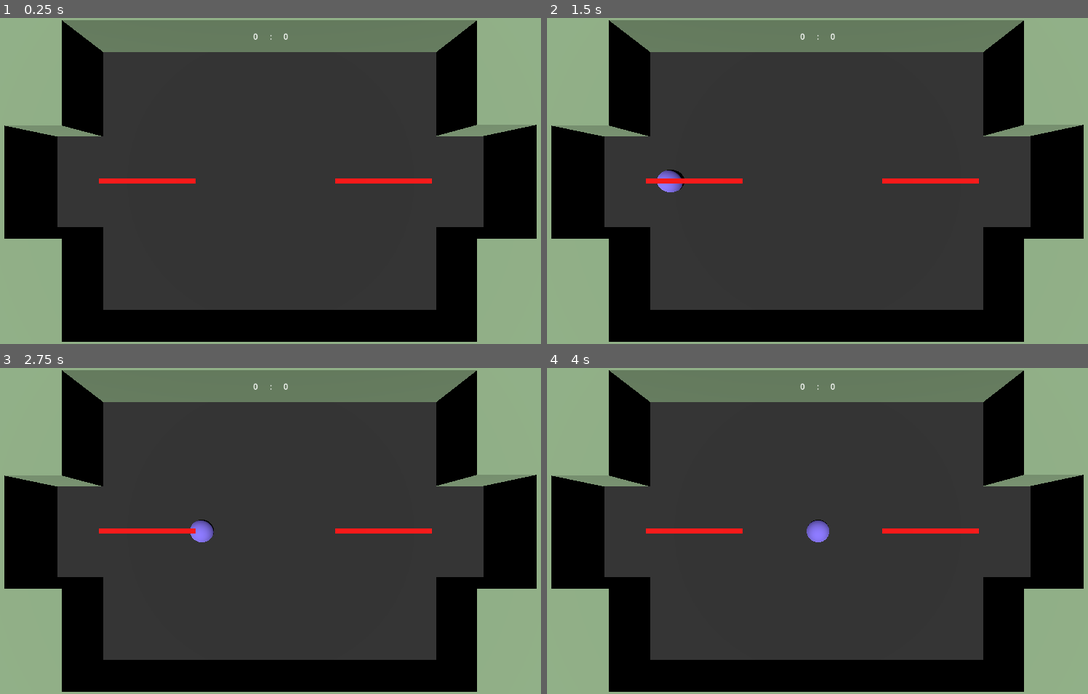
Above: before the commit, frames 1-4 (two rows, left to right).
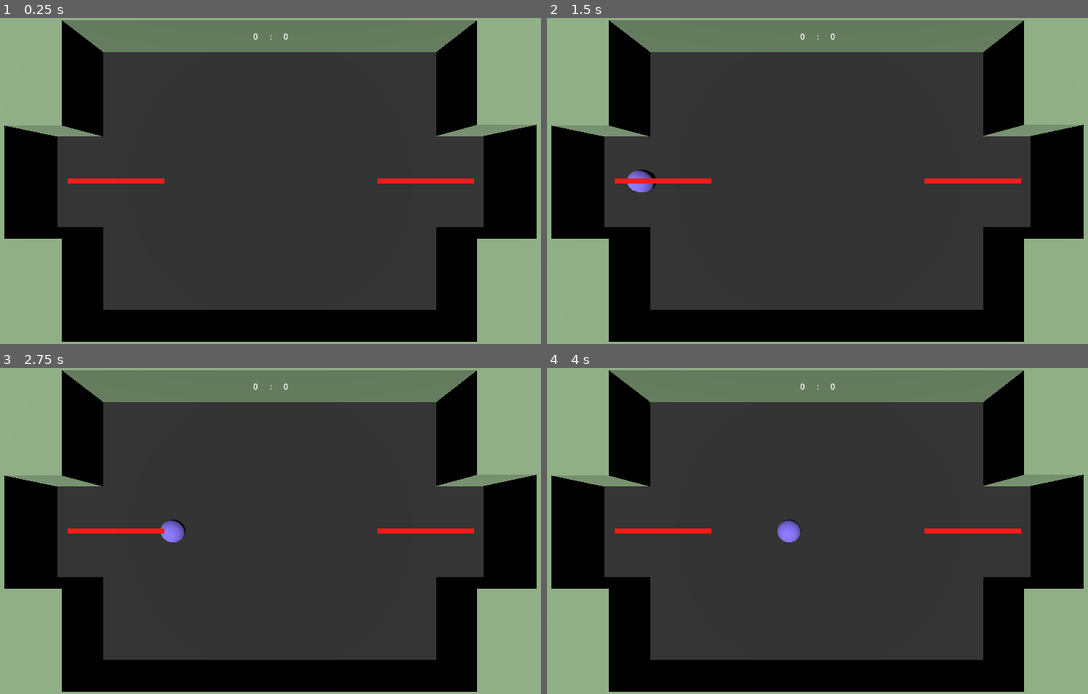
Above: after the commit, the same moments.

Repository: TheCubeOfFire/ggj2025-dumbbubbledoor
Game: Godot game, scene res://Map/Arena.tscn
The game is run twice, just before and just after one commit, with the same random seed, the same clock (stepped at 60 frames per second) and the same inputs. This scene is started directly instead of the project's main scene.
Inputs:
- Up to frame 1 (0.25 s): no input
- Up to frame 2 (1.5 s): tap Enter at 0.5 s; tap Space at 1.25 s
- Up to frame 3 (2.75 s): tap Enter at 2 s
- Up to frame 4 (4 s): no input

The runs differ from the first frame. In frame 1, 0.4% of the frame differs, in the area x 12-88%, y 49-51%; in frame 2, 0.8%; in frame 3, 0.8%; in frame 4, 0.9%, in the area x 12-88%, y 46-54%.

Commit message:
added lifetime on bubbles and delayed arrow activation

Diff:
--- a/Goals/goal.gd
+++ b/Goals/goal.gd
@@ -8,5 +8,12 @@
 
 func _on_body_entered(body: Node3D) -> void:
     if is_instance_of(body, Arrow):
-        _game_manager.increase_score(player_id)
-        body.queue_free()
+        if body.is_active:
+            _game_manager.increase_score(player_id)
+            body.queue_free()
+
+
+
+func _on_body_exited(body: Node3D) -> void:
+    if is_instance_of(body, Arrow):
+        body.is_active = true
--- a/Goals/goal.tscn
+++ b/Goals/goal.tscn
@@ -14,3 +14,4 @@
 shape = SubResource("BoxShape3D_77562")
 
 [connection signal="body_entered" from="." to="." method="_on_body_entered"]
+[connection signal="body_exited" from="." to="." method="_on_body_exited"]
--- a/Map/Arena.tscn
+++ b/Map/Arena.tscn
@@ -90,12 +90,12 @@
 [node name="Players" type="Node3D" parent="."]
 
 [node name="LeftPlayer" parent="Players" instance=ExtResource("4_ntw2r")]
-transform = Transform3D(1, 0, 0, 0, 1, 0, 0, 0, 1, -35.6171, 0, 0)
+transform = Transform3D(1, 0, 0, 0, 1, 0, 0, 0, 1, -42, 0, 0)
 bubble_container_node_path = NodePath("../../Bubbles")
 arrow_container_node_path = NodePath("../../Arrows")
 
 [node name="RightPlayer" parent="Players" instance=ExtResource("4_ntw2r")]
-transform = Transform3D(-1, 0, -8.74228e-08, 0, 1, 0, 8.74228e-08, 0, -1, 33.3486, 0, 0)
+transform = Transform3D(-1, 0, -8.74228e-08, 0, 1, 0, 8.74228e-08, 0, -1, 42, 0, 0)
 flipped = true
 bubble_container_node_path = NodePath("../../Bubbles")
 arrow_container_node_path = NodePath("../../Arrows")
@@ -103,3 +103,5 @@
 [node name="Bubbles" type="Node3D" parent="."]
 
 [node name="Arrows" type="Node3D" parent="."]
+
+[node name="Obstacles" type="Node3D" parent="."]
--- a/arrows/arrow.gd
+++ b/arrows/arrow.gd
@@ -7,6 +7,8 @@
 
 ## multiplier to the bubble explosion force when this is in the radius of an explosion without having caused it
 @export var bubble_force_multiplier: float
+
+@export var is_active = false
 
 func bounce_on_bubble(force: Vector3):
     var speed = linear_velocity.length()
--- a/bubbles/Bubble.tscn
+++ b/bubbles/Bubble.tscn
@@ -16,7 +16,9 @@
 contact_monitor = true
 max_contacts_reported = 10
 script = ExtResource("1_0x0o0")
-bubble_push_force_multiplier = 10.0
+bubble_push_force_multiplier = 15.0
+min_lifetime = 18.0
+max_lifetime = 23.0
 
 [node name="BubbleCollision" type="CollisionShape3D" parent="."]
 transform = Transform3D(5, 0, 0, 0, 5, 0, 0, 0, 5, 0, 0, 0)
@@ -31,9 +33,13 @@
 collision_layer = 0
 
 [node name="CollisionShape3D" type="CollisionShape3D" parent="ExplosionArea"]
-transform = Transform3D(15, 0, 0, 0, 15, 0, 0, 0, 15, 0, 0, 0)
+transform = Transform3D(30, 0, 0, 0, 30, 0, 0, 0, 30, 0, 0, 0)
 shape = SubResource("SphereShape3D_5q6nl")
 disabled = true
 
+[node name="LifetimeTimer" type="Timer" parent="."]
+one_shot = true
+
 [connection signal="body_entered" from="." to="." method="_on_body_entered"]
 [connection signal="body_entered" from="ExplosionArea" to="." method="_on_area_3d_body_entered"]
+[connection signal="timeout" from="LifetimeTimer" to="." method="_on_lifetime_timer_timeout"]
--- a/bubbles/bubble.gd
+++ b/bubbles/bubble.gd
@@ -5,20 +5,39 @@
 ## multiplier when an explosion from an other bubble pushes this bubble
 @export var bubble_push_force_multiplier: float
 
+## min bubble lifetime
+@export var min_lifetime: float
+
+## max bubble lifetime
+@export var max_lifetime: float
+
 @onready var _explosion_area_collision: CollisionShape3D = $ExplosionArea/CollisionShape3D
 
 @onready var _mesh: MeshInstance3D = $Mesh
 
 @onready var _bubble_collision: CollisionShape3D = $BubbleCollision
 
+@onready var _lifetime_timer: Timer = $LifetimeTimer
+
 var _arrow_touched: Node3D
 
 var _exploded: bool = false
 
+
+func _ready() -> void:
+    super()
+    _lifetime_timer.wait_time = randf_range(min_lifetime, max_lifetime)
+    _lifetime_timer.start()
+
+
 func _on_body_entered(body: Node) -> void:
     if is_instance_of(body, Arrow) && !_exploded:
+        _explode()
         body.bounce_on_bubble(_compute_explosion_direction(body))
         _arrow_touched = body
+
+
+func _explode():
         _explosion_area_collision.set_deferred("disabled",false)
         _mesh.visible = false
         _exploded = true
@@ -51,3 +70,7 @@
 func _disappear():
     _explosion_area_collision.set_deferred("disabled",true)
     queue_free()
+
+
+func _on_lifetime_timer_timeout() -> void:
+    _explode()
